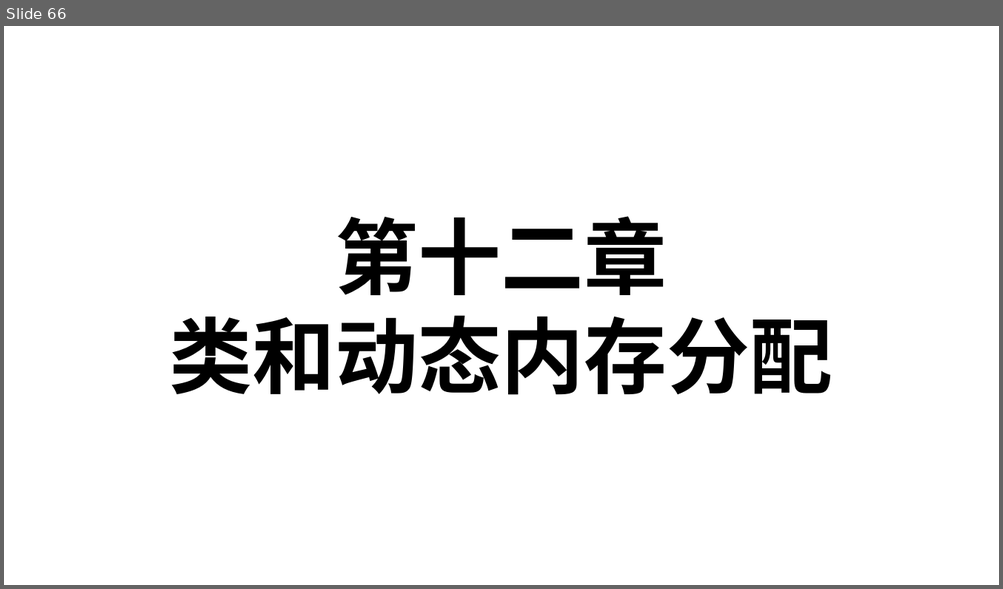
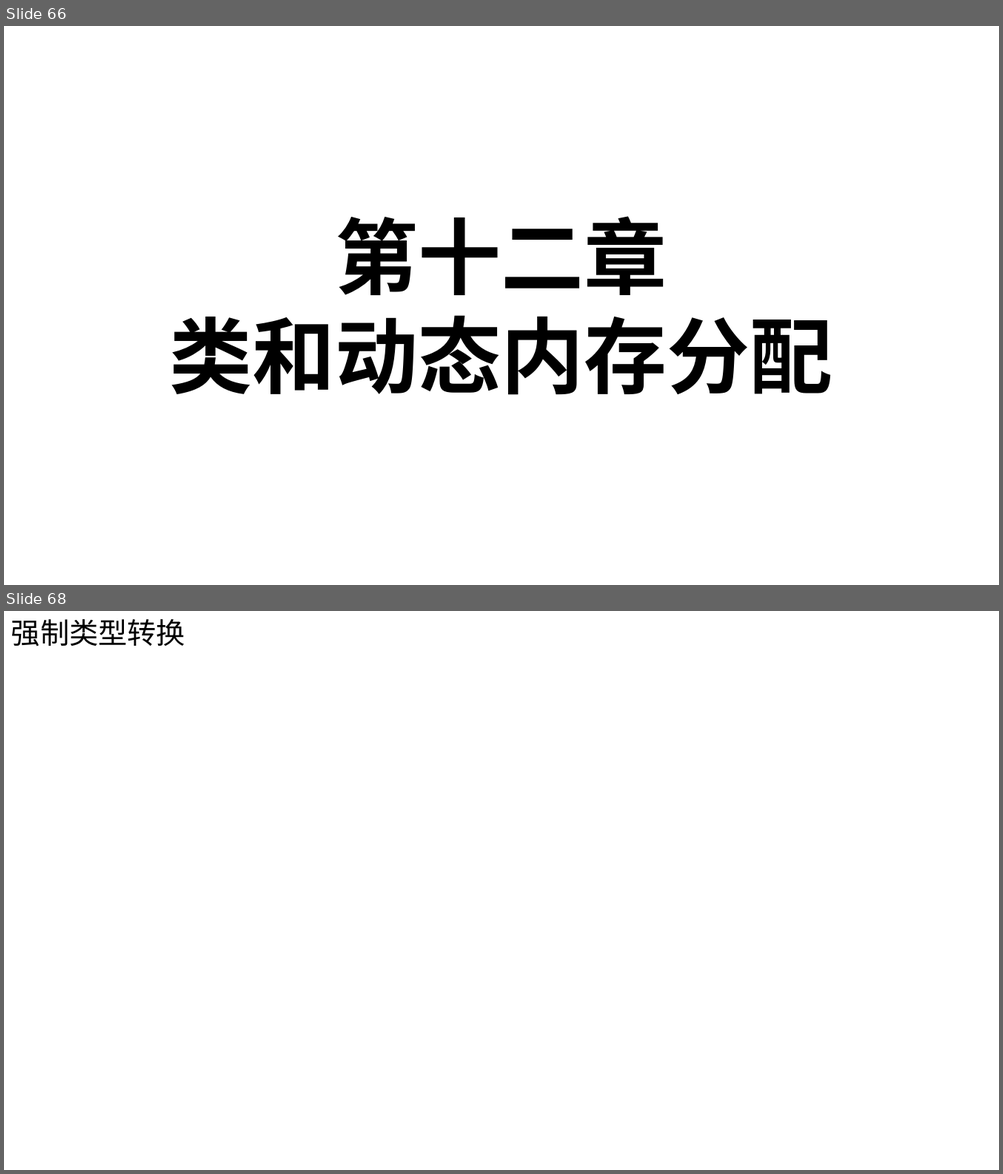
Before and after one commit to Chao200/CPP_Primer_Plus, a slide deck: C++ Primer Plus.pptx. Shown one above the other, each under a label of ours: slide 66 before the commit, slides 66 and 68 after it; the slides between them are not shown. The pictures are 1003x589 and 1003x1174 pixels, drawn with LibreOffice and Linux fonts; fonts in the diff are those of the drawing. Boxes give left, top, right and bottom in pixels: in the first picture for what was removed or moved away, otherwise in the second. Text is boxed around its words. In the diff, an @@ line names an element or a change of style, - is before the commit and + after.

Commit message:
add PPT

```diff
--- a/C++ Primer Plus.pptx
+++ b/C++ Primer Plus.pptx
@@ slide 68 added at <box>4,611,999,1170</box>, background #FFFFFF @@
@@ text added at <box>11,619,185,647</box>, 28 pt, text #000000 @@
+强制类型转换
```
Also in this commit, not shown: 2 other slides added, 3 slides removed.
